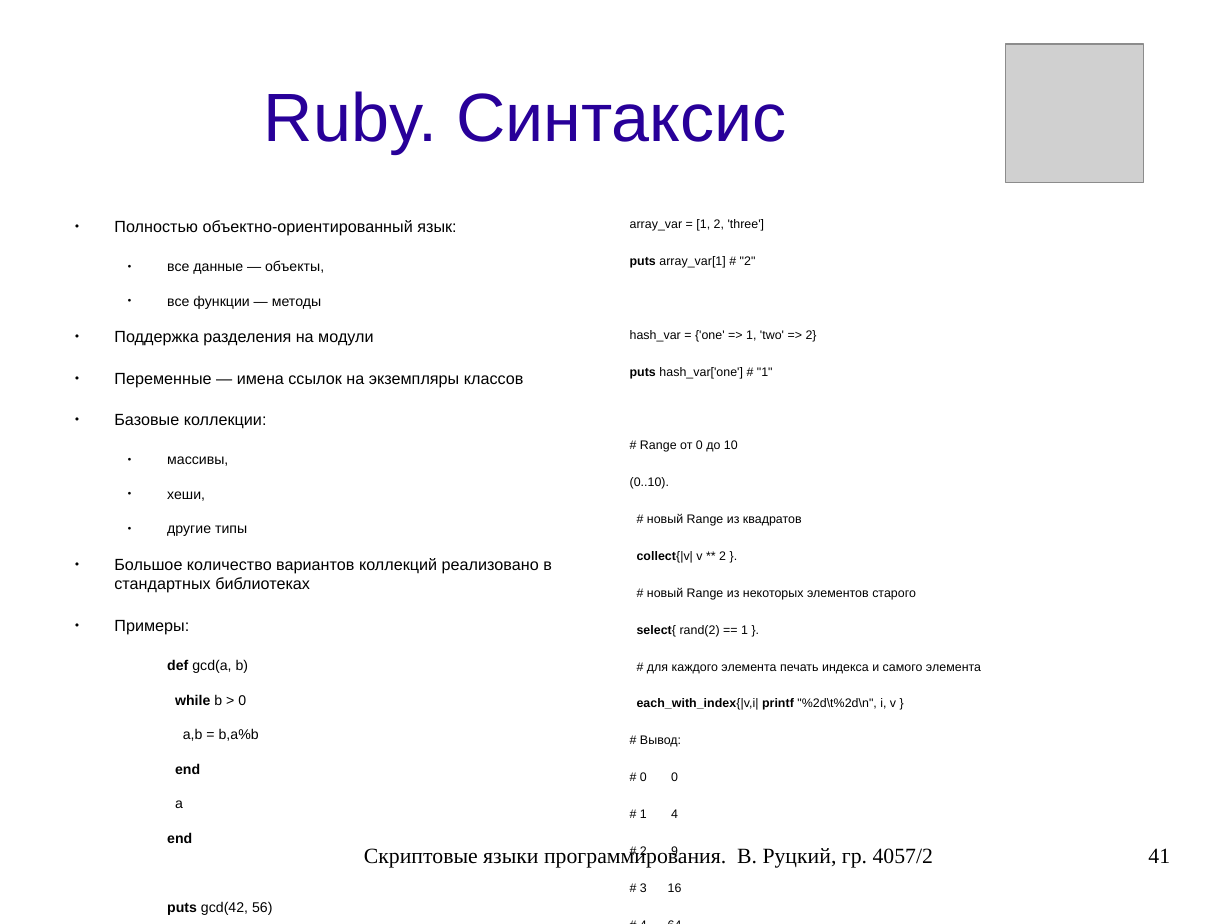
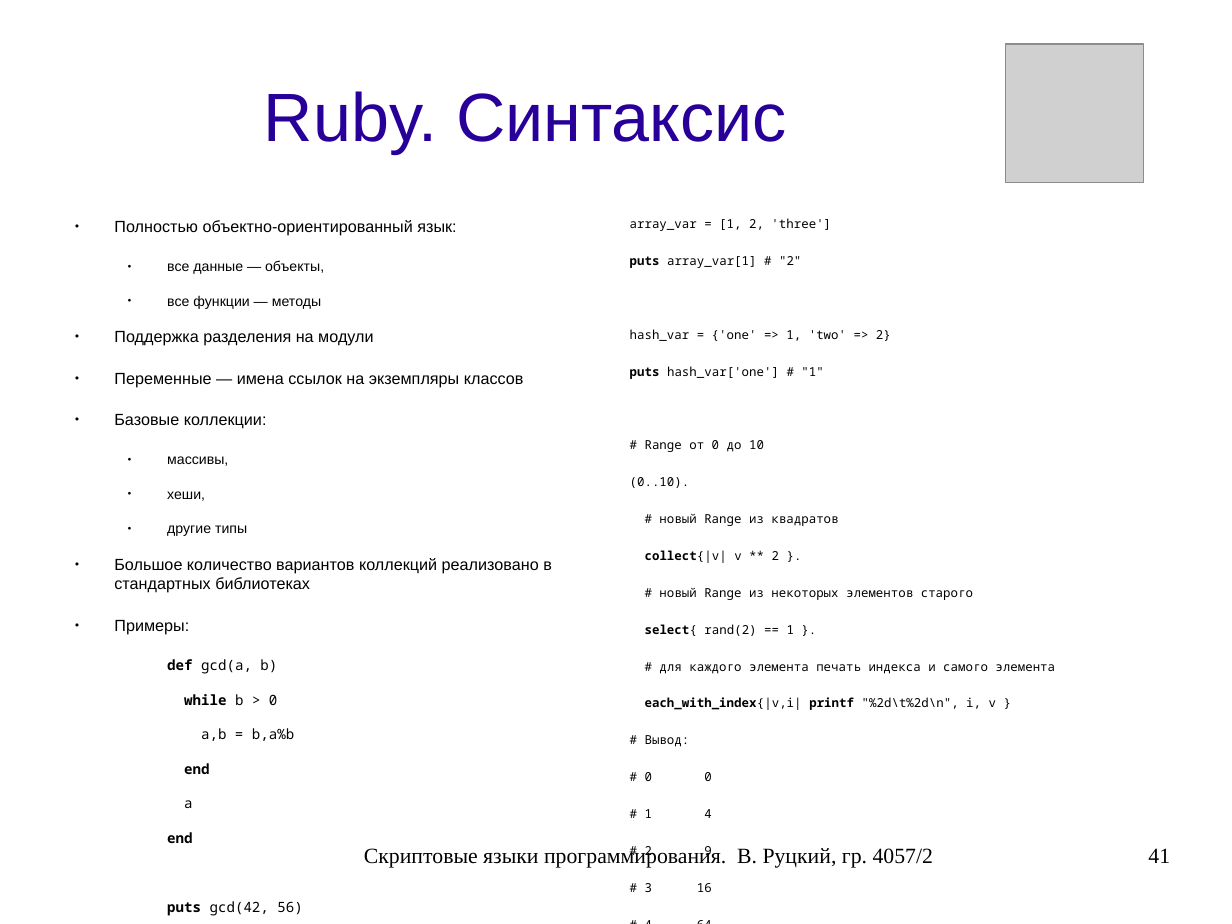
Before and after one commit to rutsky/semester07, a slide deck: slide 41 of Operation_systems/scripting_languages/40572_Rutsky_Scripting_languages.odp. Drawn at 1232x924 pixels with LibreOffice and Linux fonts; fonts in the diff are those of the drawing; grey boxes stand for pictures. Boxes give left, top, right and bottom in pixels: in the first picture for what was removed or moved away, otherwise in the second. Text is boxed around its words. In the diff, an @@ line names an element or a change of style, - is before the commit and + after.

```diff
--- a/Operation_systems/scripting_languages/40572_Rutsky_Scripting_languages.odp
+++ b/Operation_systems/scripting_languages/40572_Rutsky_Scripting_languages.odp
@@ text "array_var = [1, 2, 'three']" at <box>630,256,1055,892</box>: font Arial to Noto Sans Mono @@
@@ text at <box>167,659,294,808</box>: font Arial to Noto Sans Mono in "def gcd(a, b)", "while b > 0", "a,b = b,a%b", "end" and 3 more places @@
```
Also in this commit, not shown: 14 other slides changed.
